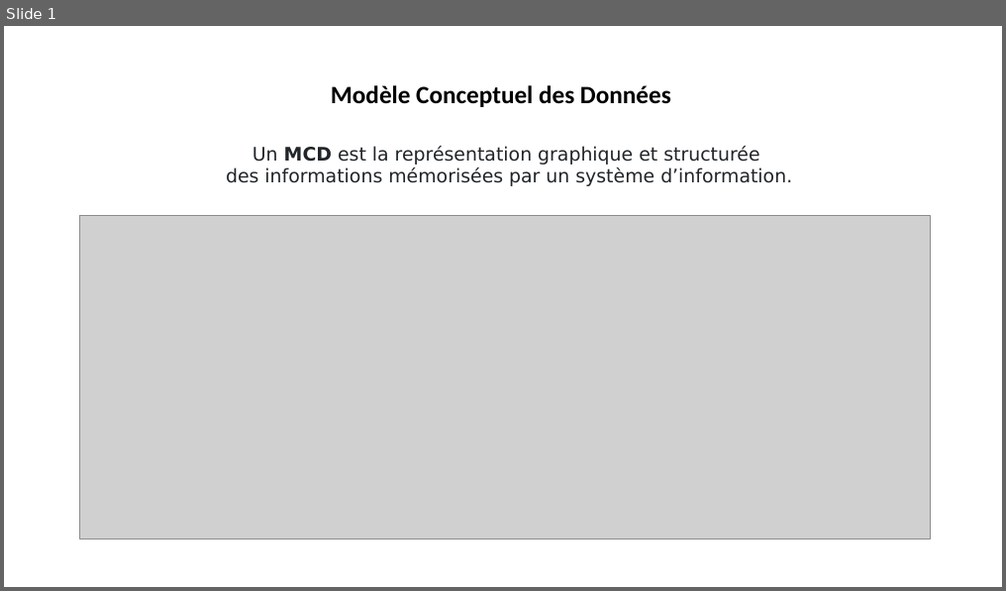
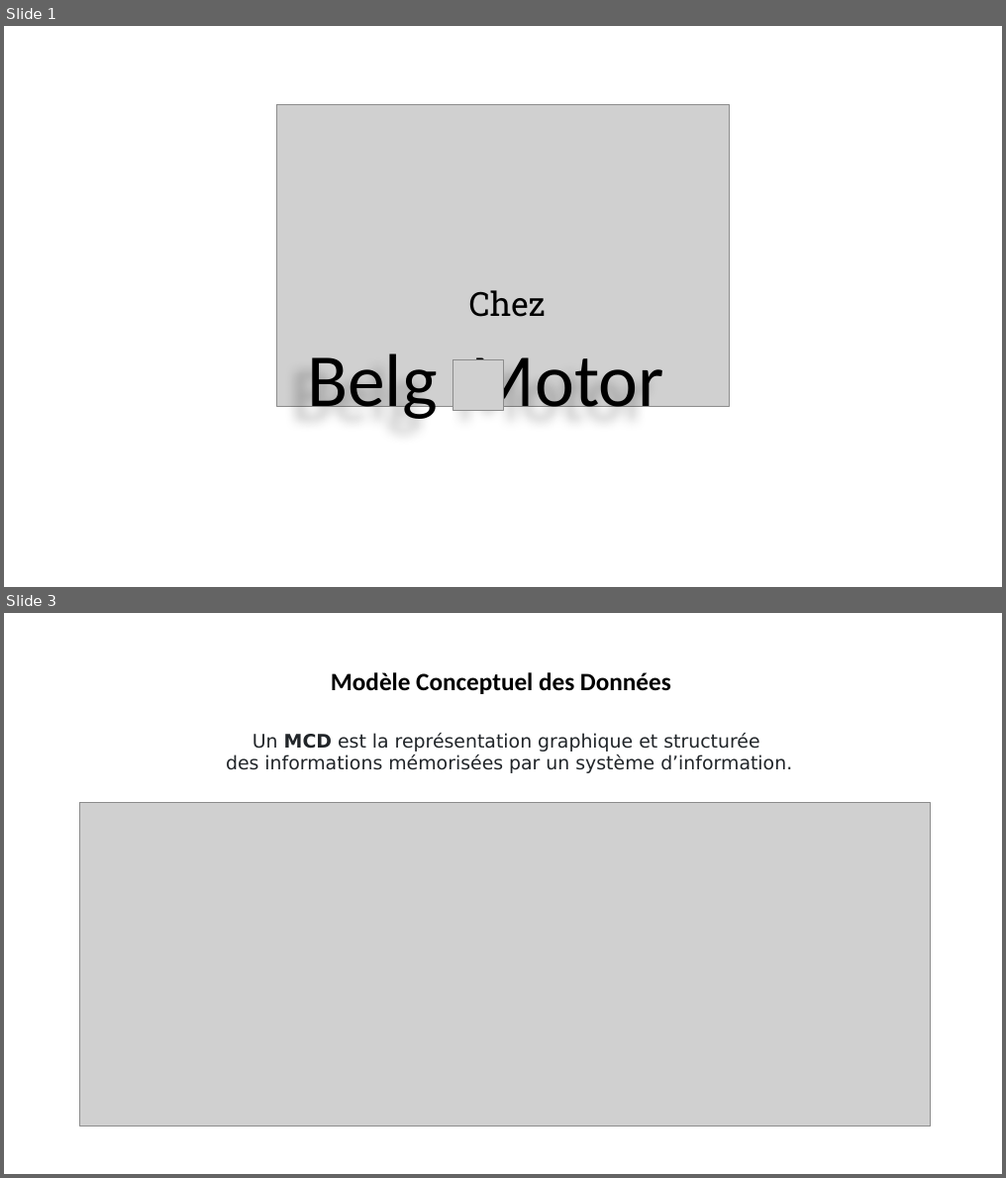
Before and after one commit to Npaci/Java, a slide deck: Présentation_Labo1.pptx. Shown one above the other, each under a label of ours: slide 1 before the commit, slides 1 and 3 after it; the slides between them are not shown. The pictures are 1006x591 and 1006x1178 pixels, drawn with LibreOffice and Linux fonts; fonts in the diff are those of the drawing; grey boxes stand for pictures. Boxes give left, top, right and bottom in pixels: in the first picture for what was removed or moved away, otherwise in the second. Text is boxed around its words. In the diff, an @@ line names an element or a change of style, - is before the commit and + after.

```diff
--- a/Présentation_Labo1.pptx
+++ b/Présentation_Labo1.pptx
@@ slide 1 added at [4,26,1002,587], background #FFFFFF @@
@@ picture added at [276,104,730,407] @@
@@ text added at [469,290,546,317], 32 pt, text #000000 @@
+Chez
@@ text added at [307,354,664,424], 72 pt, text #000000 @@
+Belg Motor
@@ picture added at [453,361,503,410] @@
@@ what was slide 1 is now slide 3 @@
```
Also in this commit, not shown: 1 slide changed, 3 other slides added, 1 slide removed, 3 other files.
